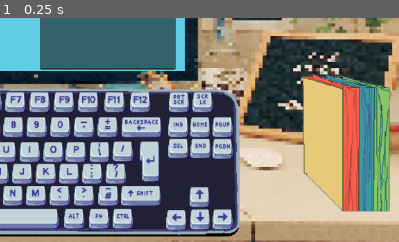
Above: before the commit, frame 1.
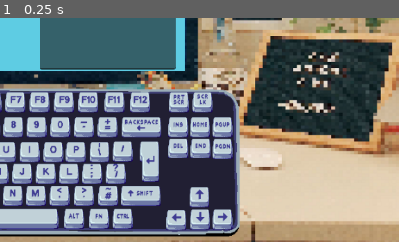
Above: after the commit, the same moment.

Repository: Omar-B-Maldonado/Cubicle-Chaos
Game: Godot game, scene res://Scenes/game.tscn
The game is run twice, just before and just after one commit, with the same random seed, the same clock (stepped at 60 frames per second) and the same inputs.
Inputs:
- Up to frame 1 (0.25 s): no input
The pictures show only the part of the screen within x 43-93%, y 50-100%; the shares and areas given below are measured in that part.

The runs differ from the first frame. In frame 1, 12% of the frame differs, in the area x 75-98%, y 25-87%.

Commit message:
Glow effect
Turned on HDR and post  processing to add glow effects to active hover states of documents

Diff:
--- a/project/Scenes/document.tscn
+++ b/project/Scenes/document.tscn
@@ -1,8 +1,12 @@
-[gd_scene load_steps=7 format=3 uid="uid://dk4dyy4qpy0wr"]
+[gd_scene load_steps=10 format=3 uid="uid://dk4dyy4qpy0wr"]
 
 [ext_resource type="Texture2D" uid="uid://dh13xn0m6tc35" path="res://Images/paper folder.png" id="1_hv7gf"]
 [ext_resource type="Script" path="res://Scripts/document.gd" id="1_o2otn"]
+[ext_resource type="Shader" path="res://Scenes/document.gdshader" id="1_y20wn"]
 [ext_resource type="Texture2D" uid="uid://cqai77janou7g" path="res://Images/document-sprite.png" id="2_ydbeo"]
+
+[sub_resource type="ShaderMaterial" id="ShaderMaterial_jls2x"]
+shader = ExtResource("1_y20wn")
 
 [sub_resource type="RectangleShape2D" id="RectangleShape2D_x7tjf"]
 size = Vector2(26, 196.656)
@@ -13,17 +17,34 @@
 [sub_resource type="RectangleShape2D" id="RectangleShape2D_y8q3g"]
 size = Vector2(26.5195, 196.328)
 
+[sub_resource type="Environment" id="Environment_dmj5e"]
+background_mode = 3
+glow_enabled = true
+glow_blend_mode = 4
+
 [node name="Document" type="Node2D"]
 
 [node name="PaperFolder" type="Sprite2D" parent="."]
 texture_filter = 1
+material = SubResource("ShaderMaterial_jls2x")
 texture = ExtResource("1_hv7gf")
 
-[node name="LetterBin" type="Area2D" parent="." node_paths=PackedStringArray("documentNode")]
+[node name="LetterBin" type="Area2D" parent="." node_paths=PackedStringArray("documentNode", "glow")]
 z_index = 4
 script = ExtResource("1_o2otn")
 documentNode = NodePath("LetterBinShape")
 typeofDocument = 2
+glow = NodePath("ColorRect")
+
+[node name="ColorRect" type="ColorRect" parent="LetterBin"]
+visible = false
+modulate = Color(5.40392, 1, 0, 1)
+offset_left = -6.0
+offset_top = -86.0
+offset_right = 18.0
+offset_bottom = 111.0
+color = Color(0.945098, 0.368627, 0.27451, 0.027451)
+metadata/_edit_use_anchors_ = true
 
 [node name="LetterBinShape" type="CollisionShape2D" parent="LetterBin"]
 visible = false
@@ -34,11 +55,22 @@
 position = Vector2(-1, 2)
 texture = ExtResource("2_ydbeo")
 
-[node name="ReportBin" type="Area2D" parent="." node_paths=PackedStringArray("documentNode")]
+[node name="ReportBin" type="Area2D" parent="." node_paths=PackedStringArray("documentNode", "glow")]
 z_index = 4
 script = ExtResource("1_o2otn")
 documentNode = NodePath("ReportBinShape")
 typeofDocument = 1
+glow = NodePath("ColorRect2")
+
+[node name="ColorRect2" type="ColorRect" parent="ReportBin"]
+visible = false
+modulate = Color(0.219608, 0.592157, 0.631373, 1)
+offset_left = 20.0
+offset_top = -87.0
+offset_right = 44.0
+offset_bottom = 110.0
+color = Color(0, 0, 6.68235, 0.027451)
+metadata/_edit_use_anchors_ = true
 
 [node name="ReportBinShape" type="CollisionShape2D" parent="ReportBin"]
 visible = false
@@ -48,10 +80,21 @@
 [node name="Document-sprite" type="Sprite2D" parent="ReportBin/ReportBinShape"]
 texture = ExtResource("2_ydbeo")
 
-[node name="ContractBin" type="Area2D" parent="." node_paths=PackedStringArray("documentNode")]
+[node name="ContractBin" type="Area2D" parent="." node_paths=PackedStringArray("documentNode", "glow")]
 z_index = 4
 script = ExtResource("1_o2otn")
 documentNode = NodePath("ContractBinShape")
+glow = NodePath("ColorRect3")
+
+[node name="ColorRect3" type="ColorRect" parent="ContractBin"]
+visible = false
+modulate = Color(0.518, 2.703, 0.506, 1)
+offset_left = 46.0
+offset_top = -88.0
+offset_right = 70.0
+offset_bottom = 109.0
+color = Color(1, 1, 1, 0.027451)
+metadata/_edit_use_anchors_ = true
 
 [node name="ContractBinShape" type="CollisionShape2D" parent="ContractBin"]
 visible = false
@@ -60,3 +103,6 @@
 
 [node name="Document-sprite" type="Sprite2D" parent="ContractBin/ContractBinShape"]
 texture = ExtResource("2_ydbeo")
+
+[node name="WorldEnvironment" type="WorldEnvironment" parent="."]
+environment = SubResource("Environment_dmj5e")
--- a/project/Scripts/document.gd
+++ b/project/Scripts/document.gd
@@ -5,6 +5,7 @@
 
 @export var documentNode: Node2D
 @export var typeofDocument: Document
+@export var glow: ColorRect
 
 var isAreaActive: bool = false
 var isDragging: bool = false
@@ -22,11 +23,13 @@
 func _mouse_enter():
 	print("Entering!")
 	isAreaActive = true
+	glow.visible = true
 
 
 func _mouse_exit():
 	print("Exiting")
 	isAreaActive = false;
+	glow.visible = false
 
 func _input(event):
 	if event is InputEventMouseButton and event.button_index == 1:
--- a/project/project.godot
+++ b/project/project.godot
@@ -15,3 +15,7 @@
 config/features=PackedStringArray("4.2", "Forward Plus")
 config/icon="res://icon.svg"
 <<<<<<<HEADrun/main_scene="res://Scenes/Keyboard.tscn"
+
+[rendering]
+
+viewport/hdr_2d=true
